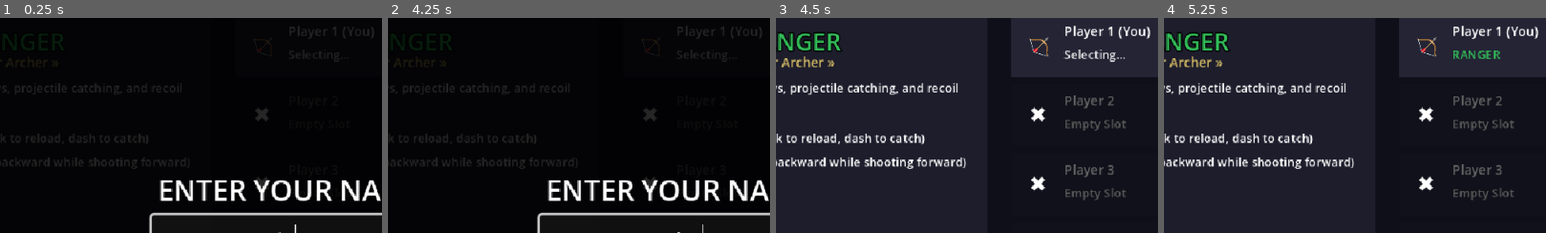
Above: before the commit, frames 1-4 (left to right).
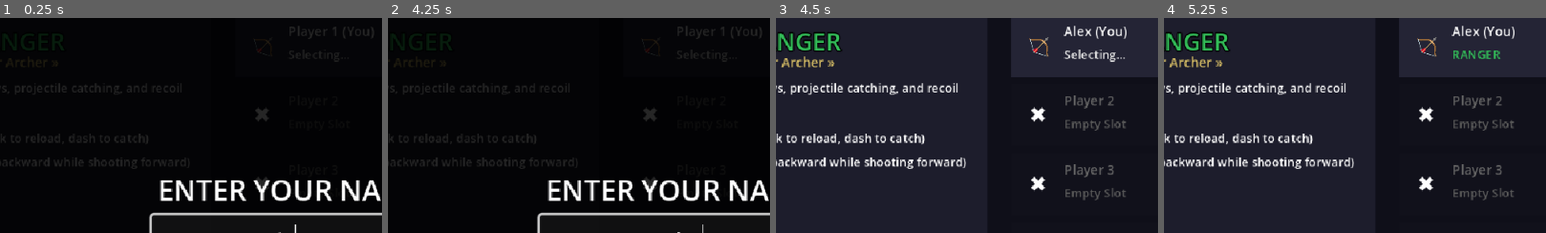
Above: after the commit, the same moments.

Repository: nemr118/tower_brawl
Game: Godot game, scene res://scenes/character_select.tscn
The game is run twice, just before and just after one commit, with the same random seed, the same clock (stepped at 60 frames per second) and the same inputs.
Inputs (mouse positions are % of the whole screen's width and height, from its top left):
- Up to frame 1 (0.25 s): no input
- Up to frame 2 (4.25 s): click (69, 66) at 0.52 s; type "Alex" at 0.6 s; click "NEXT »" at 1.25 s; click "NEXT »" at 2 s; click "« PREVIOUS" at 2.75 s; click "⚡ LOCK IN CHAMPION" at 3.5 s
- Up to frame 3 (4.5 s): click "JOIN BRAWL" at 4.25 s
- Up to frame 4 (5.25 s): tap Enter (ui_accept) at 5 s; move the mouse to (72, 45) at 5.02 s; hold Right (ui_right) from 5.03 s (still down); tap R at 5.1 s; click (72, 45) at 5.17 s
The pictures show only the part of the screen within x 30-80%, y 15-65%; the shares and areas given below are measured in that part.

Frames 1-2 are identical in both runs. In frame 3, 0.6% of the frame differs, in the area x 75-98%, y 3-10%; in frame 4, 0.6%.

Commit message:
Auto deploy web build from Godot editor when F5 is pressed and fix local player display names immediately showing

Diff:
--- a/project.godot
+++ b/project.godot
@@ -18,6 +18,7 @@
 Global="*res://scripts/global.gd"
 NetworkManager="*res://scripts/network_manager.gd"
 NetworkController="*res://scripts/network_controller.gd"
+AutoDeploy="*res://scripts/auto_deploy.gd"
 
 [display]
 
--- a/scripts/arena.gd
+++ b/scripts/arena.gd
@@ -185,6 +185,9 @@
 	var score_lbl = panel.get_node("ScoreLabel")
 
 	var disp_name = Global.player_names.get(p_id, "P" + str(p_id))
+	if p_id == Global.my_player_id and Global.my_player_name != "":
+		disp_name = Global.my_player_name
+
 	name_lbl.text = disp_name + (" (You)" if p_id == Global.my_player_id else "") + " " + c_info["icon"]
 	name_lbl.modulate = c_info["color"]
 
--- /dev/null
+++ b/scripts/auto_deploy.gd
@@ -0,0 +1,15 @@
+extends Node
+## Automatically exports the web build and ensures the server is running when F5 is pressed
+
+var thread: Thread
+
+func _ready():
+	if OS.has_feature("editor"):
+		print("🚀 [AutoDeploy] F5 Detected! Re-exporting web build for mobile devices in background...")
+		thread = Thread.new()
+		thread.start(Callable(self, "_run_export"))
+
+func _run_export():
+	var output = []
+	OS.execute("bash", ["./auto_export.sh"], output, true)
+	print("✅ [AutoDeploy] Web build exported successfully! Mobile devices can now refresh.")
--- a/scripts/character_select.gd
+++ b/scripts/character_select.gd
@@ -164,8 +164,12 @@
 	_update_player_card(p4_card, 4)
 
 func _update_player_card(card: Control, p_id: int):
+	var is_active = (p_id in active_player_ids or p_id == local_player_id)
+
 	var display_name = Global.player_names.get(p_id, "Player " + str(p_id))
-	var is_active = (p_id in active_player_ids or p_id == local_player_id)
+	if p_id == local_player_id and Global.my_player_name != "":
+		display_name = Global.my_player_name
+
 	var name_lbl = card.get_node("Name")
 	var status_lbl = card.get_node("Status")
 	var icon_lbl = card.get_node("Icon")
Not shown, added: auto_export.sh
